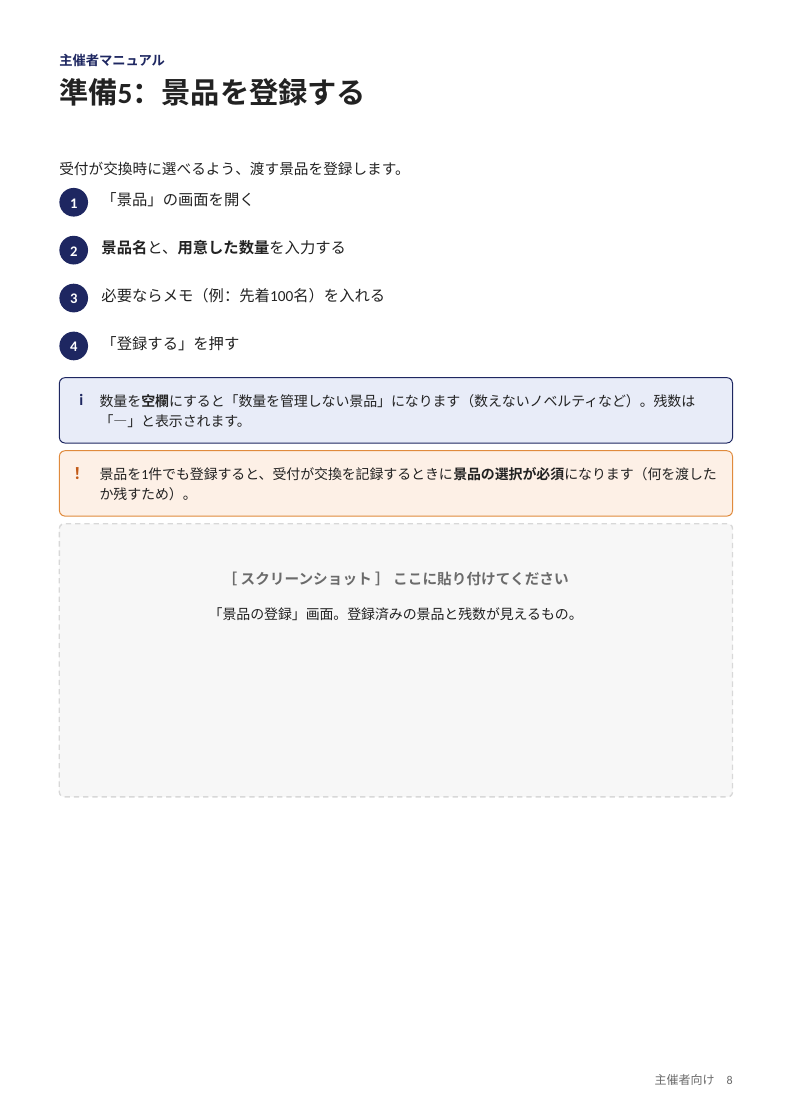
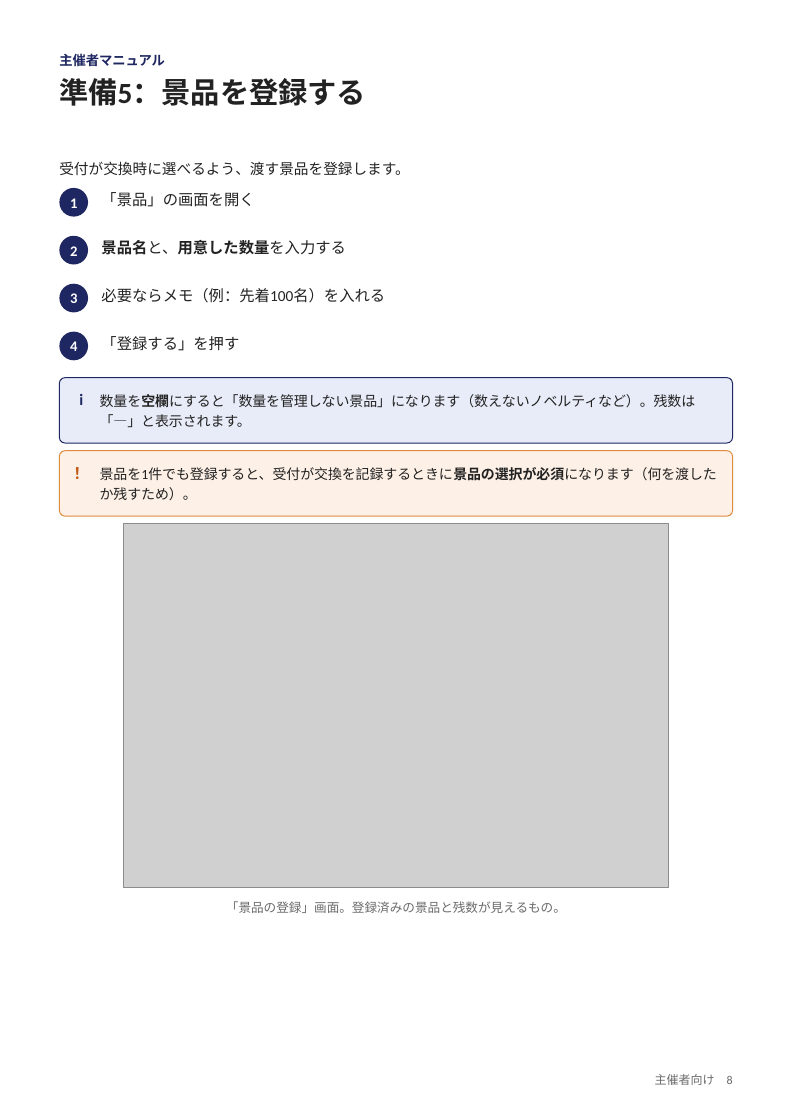
Before and after one commit to nisplus/enque, a slide deck: slide 8 of docs/manual-organizer.pptx. Drawn at 792x1120 pixels with LibreOffice and Linux fonts; fonts in the diff are those of the drawing; grey boxes stand for pictures. Boxes give left, top, right and bottom in pixels: in the first picture for what was removed or moved away, otherwise in the second. Text is boxed around its words. In the diff, an @@ line names an element or a change of style, - is before the commit and + after.

```diff
--- a/docs/manual-organizer.pptx
+++ b/docs/manual-organizer.pptx
@@ rounded rectangle removed at box(59, 524, 733, 797) @@
@@ picture added at box(124, 524, 668, 888) @@
@@ text removed at box(241, 571, 569, 586) @@
-［ スクリーンショット ］ ここに貼り付けてください
@@ text "「景品の登録」画面。登録済みの景品と残数が見えるもの。": place and size @@
-text "「景品の登録」画面。登録済みの景品と残数が見えるもの。" at box(209, 607, 583, 621)
+text "「景品の登録」画面。登録済みの景品と残数が見えるもの。" at box(226, 901, 566, 913)
@@ text "「景品の登録」画面。登録済みの景品と残数が見えるもの。" at box(226, 901, 566, 913): size 10.5 to 9.5 pt, text colour #222222 to #6B6B6B; line spacing 1.2 to 1; vertical alignment top to middle @@
```
Also in this commit, not shown: 14 other slides changed, 36 other files.
